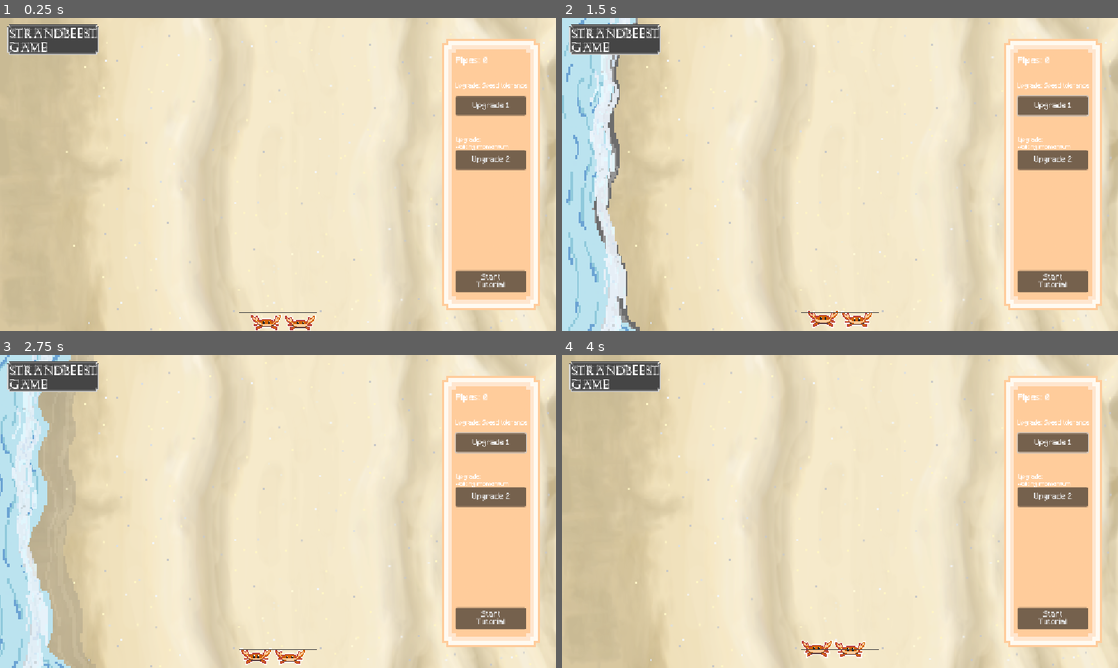
Above: before the commit, frames 1-4 (two rows, left to right).
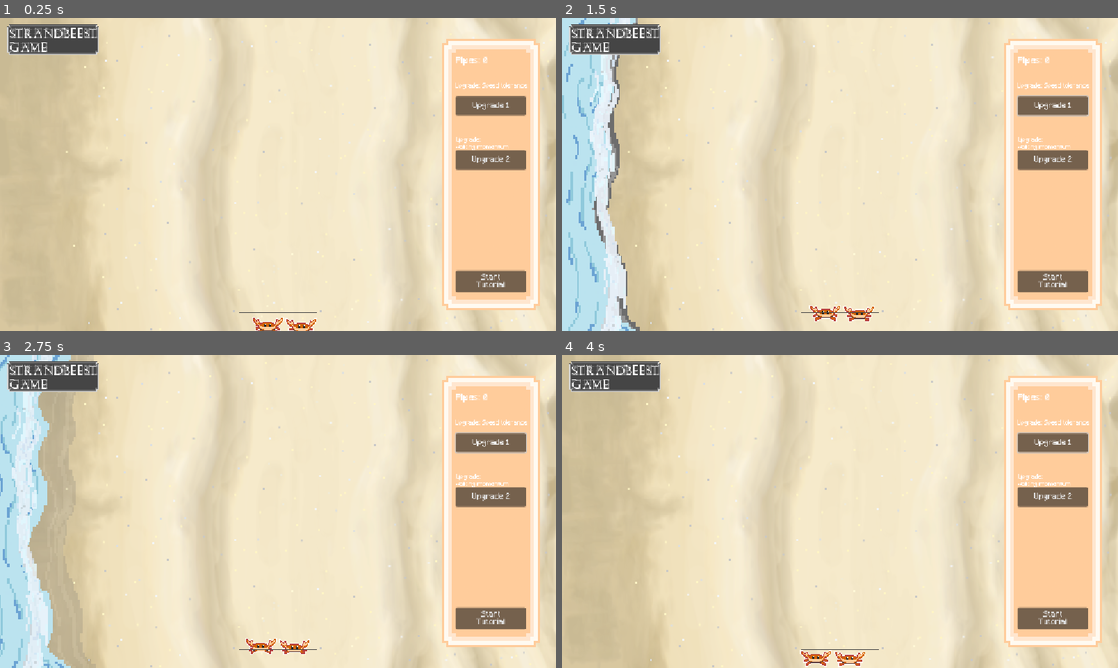
Above: after the commit, the same moments.

Repository: ArifD2286/Strandbeest-Game
Game: Godot game, scene res://Game.tscn
The game is run twice, just before and just after one commit, with the same random seed, the same clock (stepped at 60 frames per second) and the same inputs.
Inputs (mouse positions are in pixels of both pictures, inside the frame that each line leads up to):
- Up to frame 1 (0.25 s): no input
- Up to frame 2 (1.5 s): click "Upgrade 1" at 0.5 s; tap Enter at 1.25 s; move the mouse to (962, 158) at 1.27 s; hold Right from 1.28 s (still down); tap Space (shooting) at 1.35 s; click (962, 158) at 1.42 s
- Up to frame 3 (2.75 s): release Right at 2 s; drag from (166, 527) to (250, 574) at 2.02 s
- Up to frame 4 (4 s): move the mouse to (895, 442) at 2.77 s; hold Right 2.78-3.5 s; tap Shift at 2.85 s; drag from (812, 574) to (673, 464) at 3.52 s

The runs differ from the first frame. In frame 1, 0.4% of the frame differs, in the area x 45-57%, y 94-100%; in frame 2, 0.6%; in frame 3, 0.7%; in frame 4, 0.7%, in the area x 42-55%, y 91-100%.

Commit message:
Update 3.8
Changes:
- Finished the player's cloud mechanic, might do some changes and clean up later.

Diff:
--- a/strandbeest-game/cloud_1.gd
+++ b/strandbeest-game/cloud_1.gd
@@ -36,11 +36,17 @@
 @export var cycle_seconds: float = 5.0
 @export var charge_cycle_seconds: float = 1.0
 @export var burst_seconds: float = 1.5
+
+@export var settle_duration: float = 0.5
+
 @export var phase_offset: float = 0.0
 
 var _rest_position: Vector2
 var _omega: float
 var _t: float
+
+var _settle_t: float = 0.0
+var _prev_state: String = "Idle"
 
 func _ready() -> void:
 	_t = phase_offset
@@ -50,26 +56,33 @@
 
 
 func _process(delta: float) -> void:
+	if player._state == "Idle" and _prev_state != "Idle":
+		_settle_t = 0.0
 	match player._state:
 		"Idle":
 			_t += delta
 			_omega = TAU / cycle_seconds
-			position.x = _rest_position.x + radius * sin(_omega * _t)
-			position.y = _rest_position.y + radius * cos(_omega * _t)
+			_settle_t += delta
+			_settle_t = clamp(_settle_t, 0.0, settle_duration)
+			var settle_fraction = (1.0 - cos(PI * _settle_t / settle_duration)) / 2.0
+			var current_radius = lerp(burst_radius, radius, settle_fraction)
+			position.x = _rest_position.x + current_radius * sin(_omega * _t)
+			position.y = _rest_position.y + current_radius * cos(_omega * _t)
 		"Charging":
 			_t += delta
-			_omega = TAU / charge_cycle_seconds
+			_omega = TAU / cycle_seconds
 			var current_centre = _rest_position.lerp(charge_target, player.pull_fraction)
 			var current_radius = lerp(radius, charge_radius, player.pull_fraction)
 			position.x = current_centre.x + current_radius * sin(_omega * _t)
 			position.y = current_centre.y + current_radius * cos(_omega * _t)
 
-			# Burst would be similar to charging but moving in the opposite direction.
+		# Burst would be similar to charging but moving in the opposite direction.
 
 		"Burst":
 			_t += delta
-			_omega = TAU / burst_seconds
+			_omega = TAU / cycle_seconds
 			var current_centre = charge_target.lerp(_rest_position, player.burst_fraction)
-			var current_radius = lerp(radius, burst_radius, player.burst_fraction)
+			var current_radius = lerp(charge_radius, burst_radius, player.burst_fraction)
 			position.x = current_centre.x + current_radius * sin(_omega * _t)
 			position.y = current_centre.y + current_radius * cos(_omega * _t)
+	_prev_state = player._state
--- a/strandbeest-game/cloud_2.gd
+++ b/strandbeest-game/cloud_2.gd
@@ -1,23 +1,59 @@
 extends Sprite2D
 
-# All notes for cloud is on cloud_1.gd
+# All notes are on cloud_1.gd
 
+@export var charge_target: Vector2 = Vector2.ZERO
 @onready var player = get_parent()
 
-@export var radius: float = 5.0
-@export var cycle_seconds: float = 6.0
-@export var phase_offset: float = 1.0
+@export var radius: float = 10.0
+@export var charge_radius: float = 5.0
+@export var burst_radius: float = 25.0
+
+@export var cycle_seconds: float = 5.0
+@export var charge_cycle_seconds: float = 1.0
+@export var burst_seconds: float = 1.5
+
+@export var settle_duration: float = 0.5
+
+@export var phase_offset: float = 0.0
 
 var _rest_position: Vector2
 var _omega: float
 var _t: float
 
+var _settle_t: float = 0.0
+var _prev_state: String = "Idle"
+
 func _ready() -> void:
 	_t = phase_offset
-	_omega = TAU / cycle_seconds
 	_rest_position = position
 
+
 func _process(delta: float) -> void:
-	_t += delta
-	position.x = _rest_position.x + radius * sin(_omega * _t)
-	position.y = _rest_position.y + radius * cos(_omega * _t)
+	if player._state == "Idle" and _prev_state != "Idle":
+		_settle_t = 0.0
+	match player._state:
+		"Idle":
+			_t += delta
+			_omega = TAU / cycle_seconds
+			_settle_t += delta
+			_settle_t = clamp(_settle_t, 0.0, settle_duration)
+			var settle_fraction = (1.0 - cos(PI * _settle_t / settle_duration)) / 2.0
+			var current_radius = lerp(burst_radius, radius, settle_fraction)
+			position.x = _rest_position.x + current_radius * sin(_omega * _t)
+			position.y = _rest_position.y + current_radius * cos(_omega * _t)
+		"Charging":
+			_t += delta
+			_omega = TAU / cycle_seconds
+			var current_centre = _rest_position.lerp(charge_target, player.pull_fraction)
+			var current_radius = lerp(radius, charge_radius, player.pull_fraction)
+			position.x = current_centre.x + current_radius * sin(_omega * _t)
+			position.y = current_centre.y + current_radius * cos(_omega * _t)
+		"Burst":
+			_t += delta
+			_omega = TAU / cycle_seconds
+			var current_centre = charge_target.lerp(_rest_position, player.burst_fraction)
+			var current_radius = lerp(charge_radius, burst_radius, player.burst_fraction)
+			position.x = current_centre.x + current_radius * sin(_omega * _t)
+			position.y = current_centre.y + current_radius * cos(_omega * _t)
+	_prev_state = player._state
--- a/strandbeest-game/cloud_3.gd
+++ b/strandbeest-game/cloud_3.gd
@@ -1,23 +1,59 @@
 extends Sprite2D
 
-# All notes for cloud is on cloud_1.gd
+# All notes are on cloud_1.gd
 
+@export var charge_target: Vector2 = Vector2.ZERO
 @onready var player = get_parent()
 
-@export var radius: float = 4.0
-@export var cycle_seconds: float = 3.0
-@export var phase_offset: float = 3.0
+@export var radius: float = 10.0
+@export var charge_radius: float = 5.0
+@export var burst_radius: float = 25.0
+
+@export var cycle_seconds: float = 5.0
+@export var charge_cycle_seconds: float = 1.0
+@export var burst_seconds: float = 1.5
+
+@export var settle_duration: float = 0.5
+
+@export var phase_offset: float = 0.0
 
 var _rest_position: Vector2
 var _omega: float
 var _t: float
 
+var _settle_t: float = 0.0
+var _prev_state: String = "Idle"
+
 func _ready() -> void:
 	_t = phase_offset
-	_omega = TAU / cycle_seconds
 	_rest_position = position
 
+
 func _process(delta: float) -> void:
-	_t += delta
-	position.x = _rest_position.x + radius * sin(_omega * _t)
-	position.y = _rest_position.y + radius * cos(_omega * _t)
+	if player._state == "Idle" and _prev_state != "Idle":
+		_settle_t = 0.0
+	match player._state:
+		"Idle":
+			_t += delta
+			_omega = TAU / cycle_seconds
+			_settle_t += delta
+			_settle_t = clamp(_settle_t, 0.0, settle_duration)
+			var settle_fraction = (1.0 - cos(PI * _settle_t / settle_duration)) / 2.0
+			var current_radius = lerp(burst_radius, radius, settle_fraction)
+			position.x = _rest_position.x + current_radius * sin(_omega * _t)
+			position.y = _rest_position.y + current_radius * cos(_omega * _t)
+		"Charging":
+			_t += delta
+			_omega = TAU / cycle_seconds
+			var current_centre = _rest_position.lerp(charge_target, player.pull_fraction)
+			var current_radius = lerp(radius, charge_radius, player.pull_fraction)
+			position.x = current_centre.x + current_radius * sin(_omega * _t)
+			position.y = current_centre.y + current_radius * cos(_omega * _t)
+		"Burst":
+			_t += delta
+			_omega = TAU / cycle_seconds
+			var current_centre = charge_target.lerp(_rest_position, player.burst_fraction)
+			var current_radius = lerp(charge_radius, burst_radius, player.burst_fraction)
+			position.x = current_centre.x + current_radius * sin(_omega * _t)
+			position.y = current_centre.y + current_radius * cos(_omega * _t)
+	_prev_state = player._state
